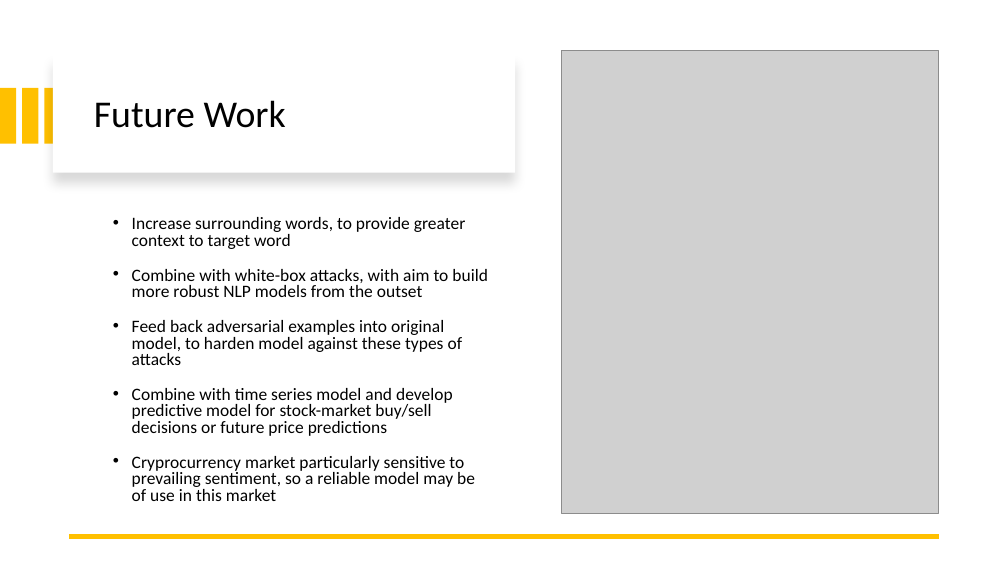
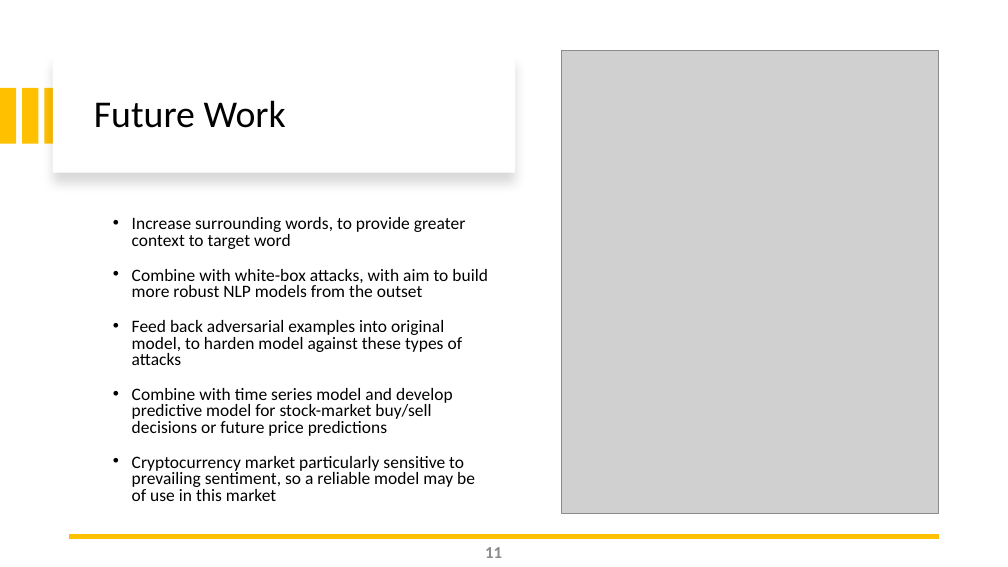
Before and after one commit to masamiweb/GeneticAlgorithmAdversarialNLP, a slide deck: slide 11 of documents/presentation/Vulnerability of Natural Language Classifiers to Evolutionary Generated.pptx. Drawn at 1008x567 pixels with LibreOffice and Linux fonts; fonts in the diff are those of the drawing; grey boxes stand for pictures. Boxes give left, top, right and bottom in pixels: in the first picture for what was removed or moved away, otherwise in the second. Text is boxed around its words. In the diff, an @@ line names an element or a change of style, - is before the commit and + after.

```diff
--- a/documents/presentation/Vulnerability of Natural Language Classifiers to Evolutionary Generated.pptx
+++ b/documents/presentation/Vulnerability of Natural Language Classifiers to Evolutionary Generated.pptx
@@ text at [132,456,475,501]: text changed @@
-• Cryprocurrency market particularly sensitive to prevailing sentiment, so a reliable model may be of use in this market
+• Cryptocurrency market particularly sensitive to prevailing sentiment, so a reliable model may be of use in this market
@@ page number added at [485,547,502,558], 16 pt, text #8C8C8C, bold @@
+11
```
Also in this commit, not shown: 11 other slides changed.
